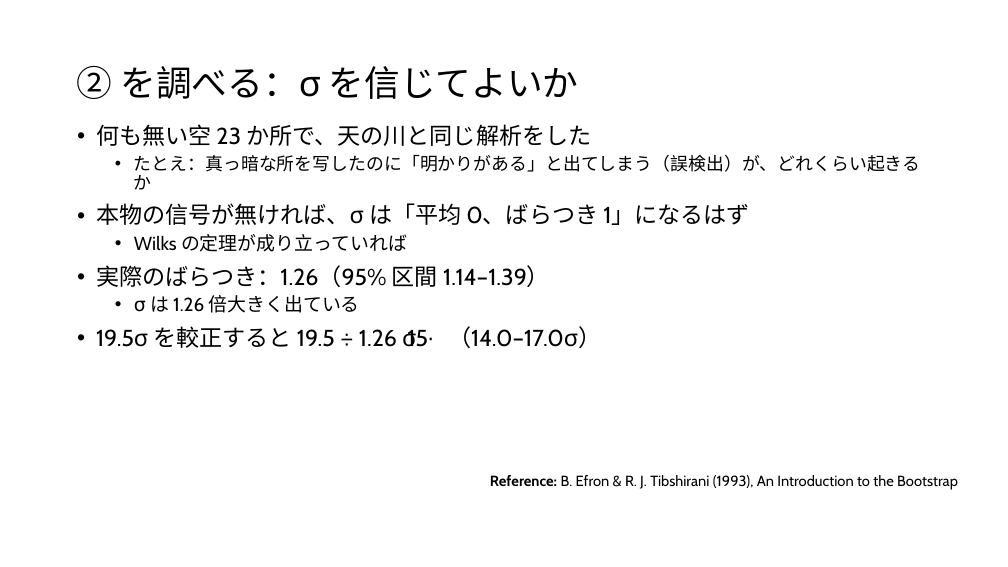
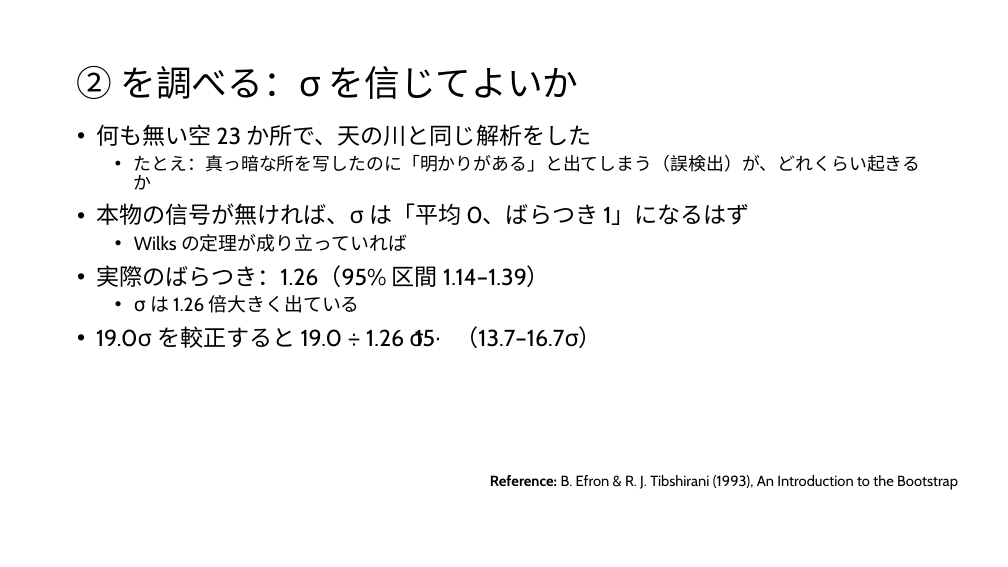
Before and after one commit to Mikann20041029/darkmatter-slides, a slide deck: slide 25 of slides/2026-10-03_研究進捗報告_claude.pptx (slide 30 before the commit). Drawn at 1008x567 pixels with LibreOffice and Linux fonts; fonts in the diff are those of the drawing. Boxes give left, top, right and bottom in pixels: in the first picture for what was removed or moved away, otherwise in the second. Text is boxed around its words. In the diff, an @@ line names an element or a change of style, - is before the commit and + after.

```diff
--- a/slides/2026-10-03_研究進捗報告_claude.pptx
+++ b/slides/2026-10-03_研究進捗報告_claude.pptx
@@ text at box(96, 326, 602, 348): text changed @@
-• 19.5σ を較正すると 19.5 ÷ 1.26 ≈ 15σ（14.0–17.0σ）
+• 19.0σ を較正すると 19.0 ÷ 1.26 ≈ 15σ（13.7–16.7σ）
```
Also in this commit, not shown: 9 other slides changed, 1 slide added, 6 slides removed.
